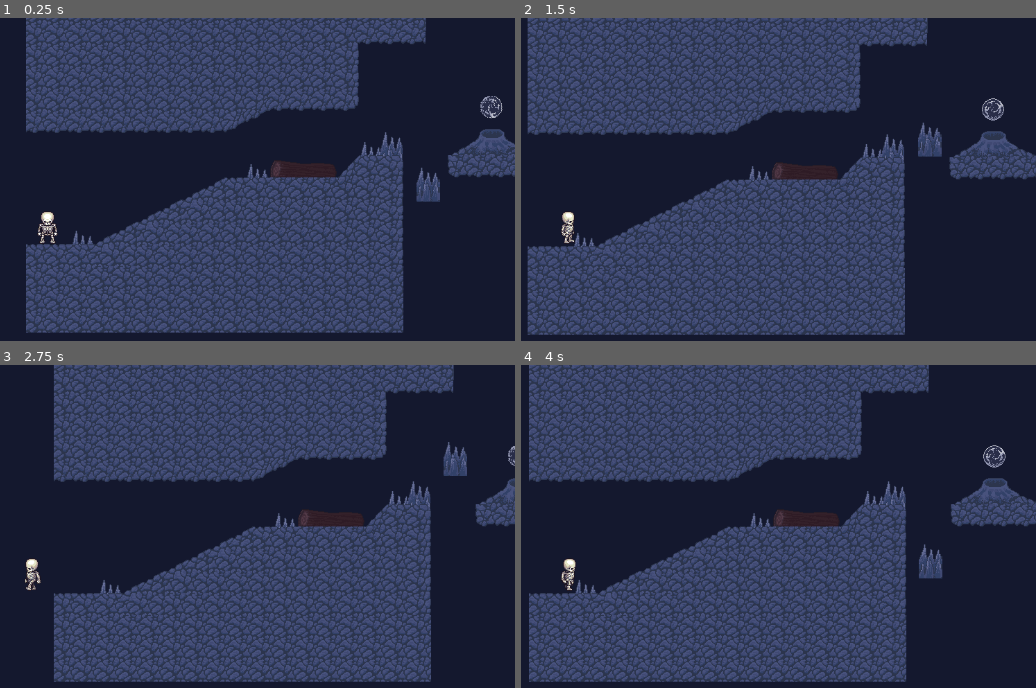
Above: before the commit, frames 1-4 (two rows, left to right).
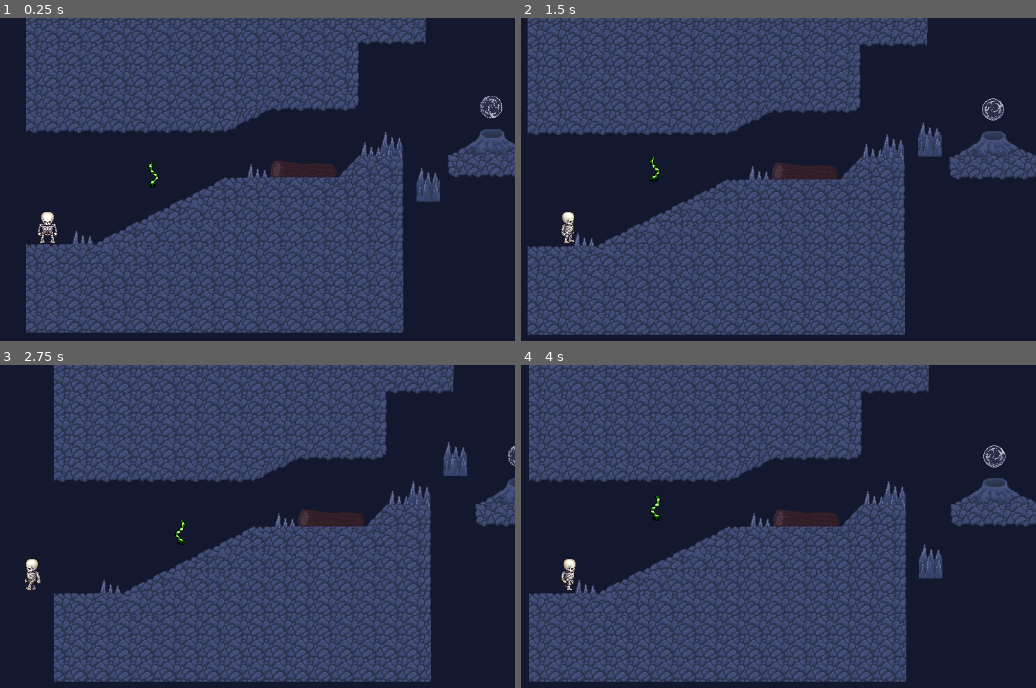
Above: after the commit, the same moments.

Repository: Neniuk/madu-bubble
Game: Godot game, scene res://scenes/game.tscn
Same seed, same stepped clock (60 frames per second), same inputs: the game is played once before the commit and once after it.
Inputs:
- Up to frame 1 (0.25 s): no input
- Up to frame 2 (1.5 s): hold D (move_right) from 0.53 s (still down); tap Space (jump) at 0.77 s
- Up to frame 3 (2.75 s): tap Space (jump) at 1.52 s; release D (move_right) at 2.03 s; hold Left (move_left) from 2.03 s (still down)
- Up to frame 4 (4 s): release Left (move_left) at 2.78 s; hold D (move_right) from 2.78 s (still down); tap Space (jump) at 3.02, 3.77 s

The runs differ from the first frame. In frame 1, less than 0.1% of the frame differs, in the area x 28-31%, y 44-53%; in frame 2, less than 0.1%; in frame 3, less than 0.1%, in the area x 33-37%, y 47-56%; in frame 4, less than 0.1%.

Commit message:
adding stuff

Diff:
--- a/scenes/game.tscn
+++ b/scenes/game.tscn
@@ -7,6 +7,7 @@
 [ext_resource type="PackedScene" uid="uid://c48l2nyxxxtml" path="res://scenes/spikes.tscn" id="5_6mwb1"]
 [ext_resource type="PackedScene" uid="uid://bgqqfjumrcf5o" path="res://scenes/killzone.tscn" id="5_rlis3"]
 [ext_resource type="PackedScene" uid="uid://btegj4t2mup3r" path="res://scenes/moving_spike.tscn" id="7_pjhru"]
+[ext_resource type="PackedScene" uid="uid://brgd1i0tsepsw" path="res://scenes/snake.tscn" id="8_hptrj"]
 
 [sub_resource type="TileSetAtlasSource" id="TileSetAtlasSource_x2l3v"]
 texture = ExtResource("2_ht11h")
@@ -346,3 +347,6 @@
 "": SubResource("AnimationLibrary_372gm")
 }
 autoplay = "move"
+
+[node name="snake" parent="." instance=ExtResource("8_hptrj")]
+position = Vector2(54, -128)
--- /dev/null
+++ b/scenes/snake.tscn
@@ -0,0 +1,57 @@
+[gd_scene load_steps=9 format=3 uid="uid://brgd1i0tsepsw"]
+
+[ext_resource type="PackedScene" uid="uid://bgqqfjumrcf5o" path="res://scenes/killzone.tscn" id="1_cyy8s"]
+[ext_resource type="Script" path="res://scripts/snake.gd" id="1_fevbg"]
+[ext_resource type="Texture2D" uid="uid://d3ku7o56m8bm7" path="res://assets/sprites/fish.png" id="2_htu23"]
+
+[sub_resource type="CapsuleShape2D" id="CapsuleShape2D_3hx6k"]
+
+[sub_resource type="AtlasTexture" id="AtlasTexture_t66ea"]
+atlas = ExtResource("2_htu23")
+region = Rect2(96, 128, 32, 32)
+
+[sub_resource type="AtlasTexture" id="AtlasTexture_a7g2u"]
+atlas = ExtResource("2_htu23")
+region = Rect2(128, 128, 32, 32)
+
+[sub_resource type="AtlasTexture" id="AtlasTexture_pnvc3"]
+atlas = ExtResource("2_htu23")
+region = Rect2(160, 128, 32, 32)
+
+[sub_resource type="SpriteFrames" id="SpriteFrames_uhpco"]
+animations = [{
+"frames": [{
+"duration": 1.0,
+"texture": SubResource("AtlasTexture_t66ea")
+}, {
+"duration": 1.0,
+"texture": SubResource("AtlasTexture_a7g2u")
+}, {
+"duration": 1.0,
+"texture": SubResource("AtlasTexture_pnvc3")
+}],
+"loop": true,
+"name": &"default",
+"speed": 5.0
+}]
+
+[node name="snake" type="Node2D"]
+script = ExtResource("1_fevbg")
+
+[node name="Killzone" parent="." instance=ExtResource("1_cyy8s")]
+
+[node name="CollisionShape2D" type="CollisionShape2D" parent="Killzone"]
+shape = SubResource("CapsuleShape2D_3hx6k")
+
+[node name="AnimatedSprite2D" type="AnimatedSprite2D" parent="."]
+position = Vector2(-1, 0)
+scale = Vector2(1.1875, 1.1875)
+sprite_frames = SubResource("SpriteFrames_uhpco")
+autoplay = "default"
+frame_progress = 0.36454
+
+[node name="RayCastUp" type="RayCast2D" parent="."]
+target_position = Vector2(0, -23)
+
+[node name="RayCastDown" type="RayCast2D" parent="."]
+target_position = Vector2(0, 25)
--- /dev/null
+++ b/scripts/snake.gd
@@ -0,0 +1,20 @@
+extends Node2D
+
+const SPEED = 60
+@onready var ray_cast_up: RayCast2D = $RayCastUp
+@onready var ray_cast_down: RayCast2D = $RayCastDown
+
+var direction = 1
+
+# Called when the node enters the scene tree for the first time.
+func _ready() -> void:
+	pass # Replace with function body.
+
+
+# Called every frame. 'delta' is the elapsed time since the previous frame.
+func _process(delta: float) -> void:
+	if ray_cast_down.is_colliding():
+		direction = -1
+	if ray_cast_up.is_colliding():
+		direction = 1
+	position.y += direction * SPEED * delta
Not shown, added: assets/sprites/fish.png.import
Not shown: 1 places in scenes/game.tscn that only renumber resources
